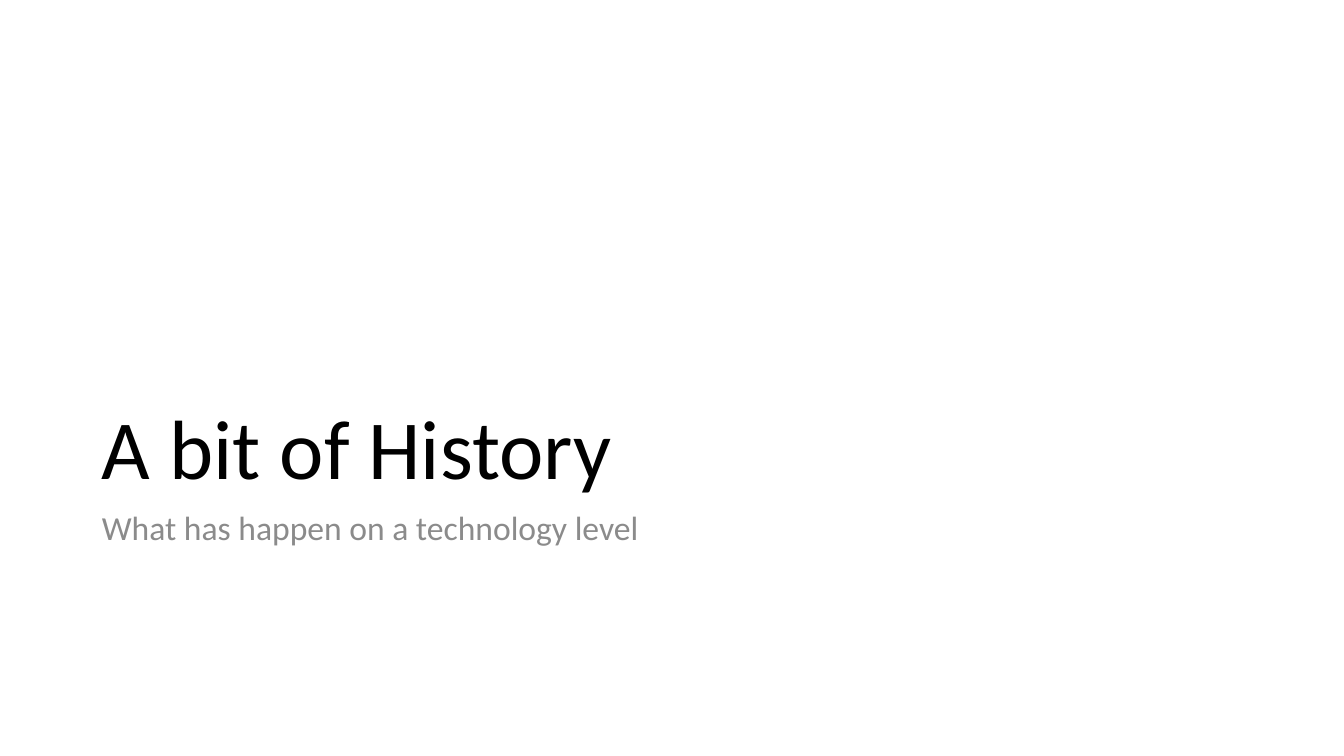
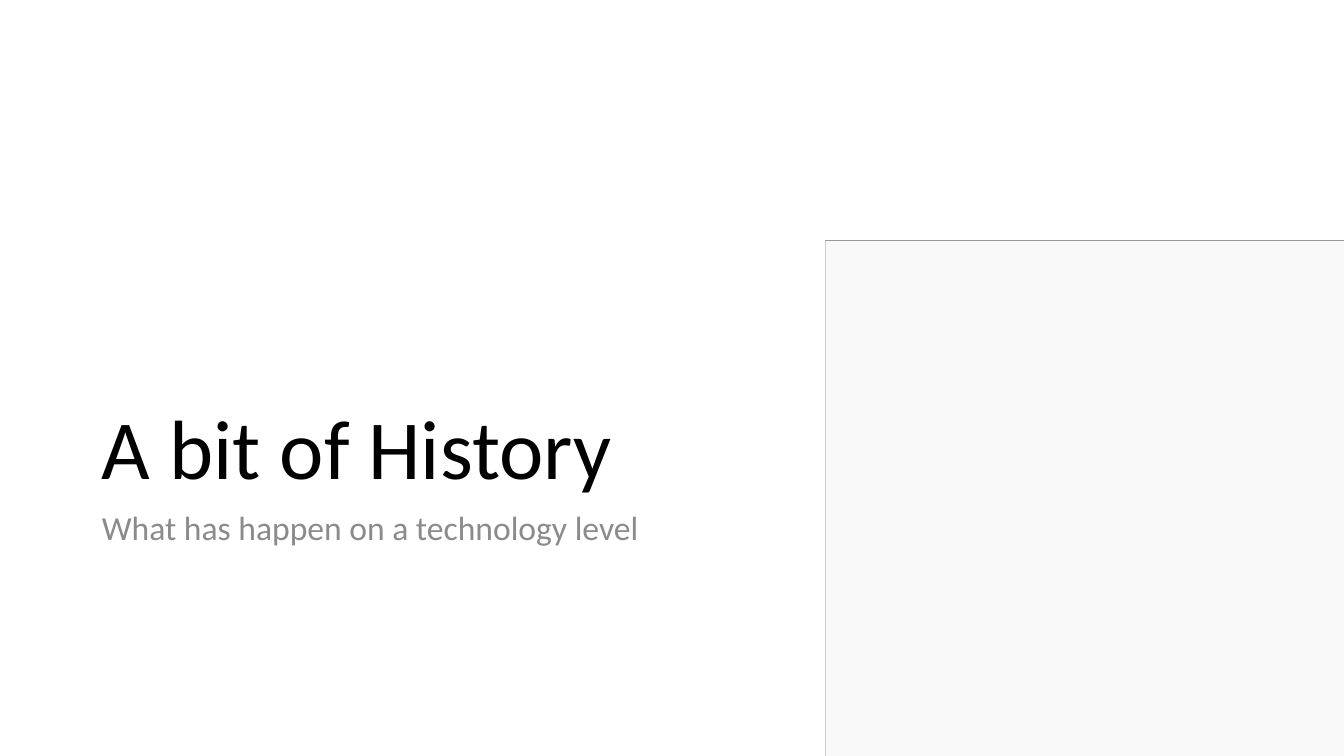
Before and after one commit to mikkelvalentinsorensen/MikValSor.GraphDBIntroTalk, a slide deck: slide 2 of Presentation.pptx. Drawn at 1344x756 pixels with LibreOffice and Linux fonts; fonts in the diff are those of the drawing; grey boxes stand for pictures. Boxes give left, top, right and bottom in pixels: in the first picture for what was removed or moved away, otherwise in the second. Text is boxed around its words. In the diff, an @@ line names an element or a change of style, - is before the commit and + after.

```diff
--- a/Presentation.pptx
+++ b/Presentation.pptx
@@ picture added at (826, 241, 1344, 756) @@
@@ rectangle added at (826, 241, 1344, 756), fill #FFFFFF at 89% opacity @@
```
Also in this commit, not shown: 22 other slides changed, 7 slides added, 2 slides removed.
